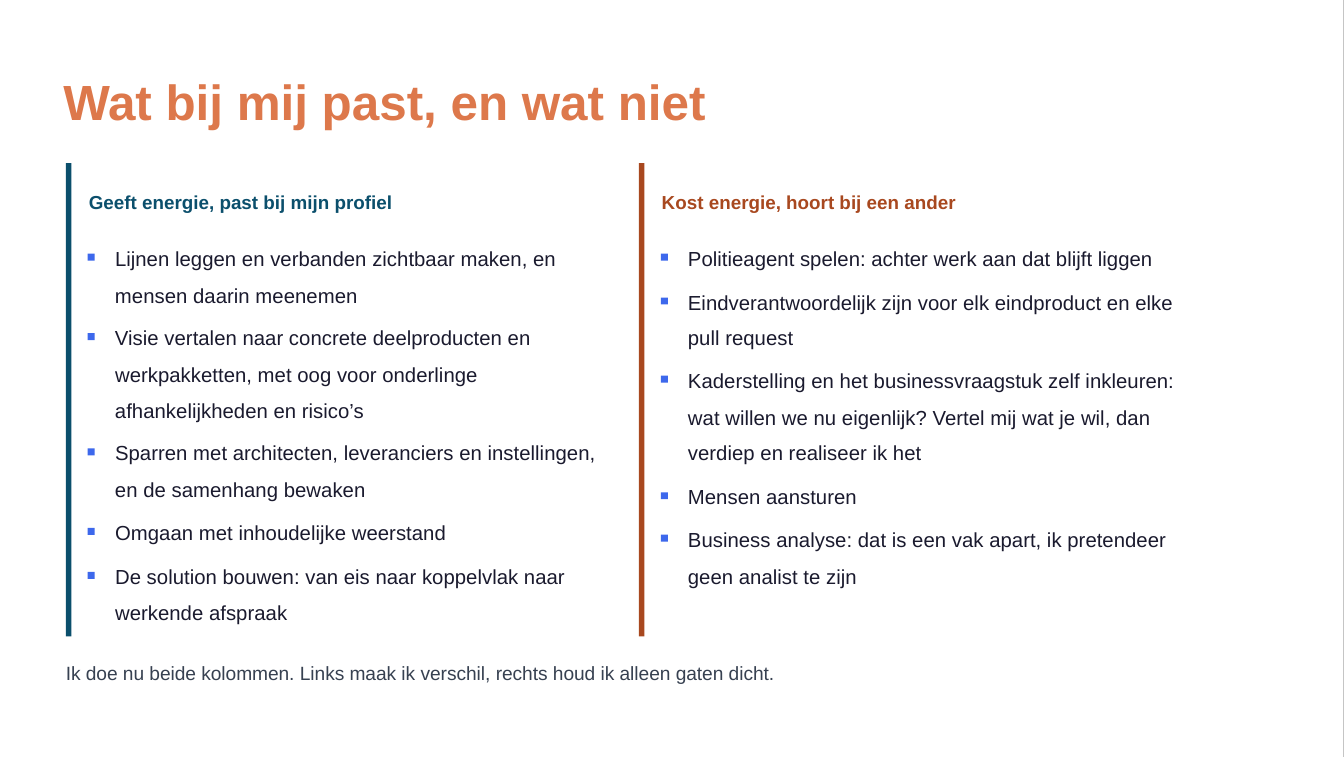
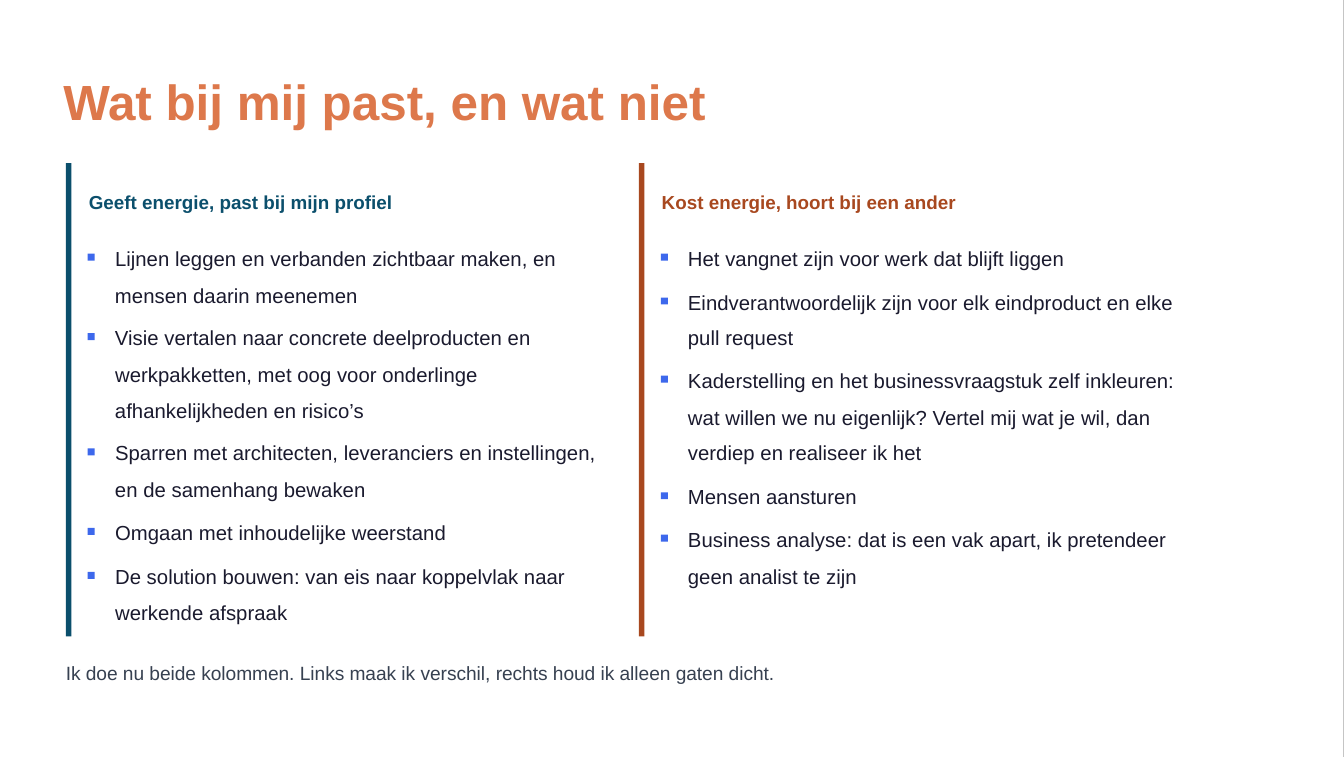
Before and after one commit to Npuls-OKx/meta, a slide deck: slide 3 of presentaties/export/260903_rollen/260903_rollen.pptx. Drawn at 1344x757 pixels with LibreOffice and Linux fonts; fonts in the diff are those of the drawing; background and template pictures are left out. Boxes give left, top, right and bottom in pixels: in the first picture for what was removed or moved away, otherwise in the second. Text is boxed around its words. In the diff, an @@ line names an element or a change of style, - is before the commit and + after.

```diff
--- a/presentaties/export/260903_rollen/260903_rollen.pptx
+++ b/presentaties/export/260903_rollen/260903_rollen.pptx
@@ text at <box>688,251,1063,271</box>: text changed @@
-Politieagent spelen: achter werk aan dat blijft liggen
+Het vangnet zijn voor werk dat blijft liggen
```
Also in this commit, not shown: 2 other files.
